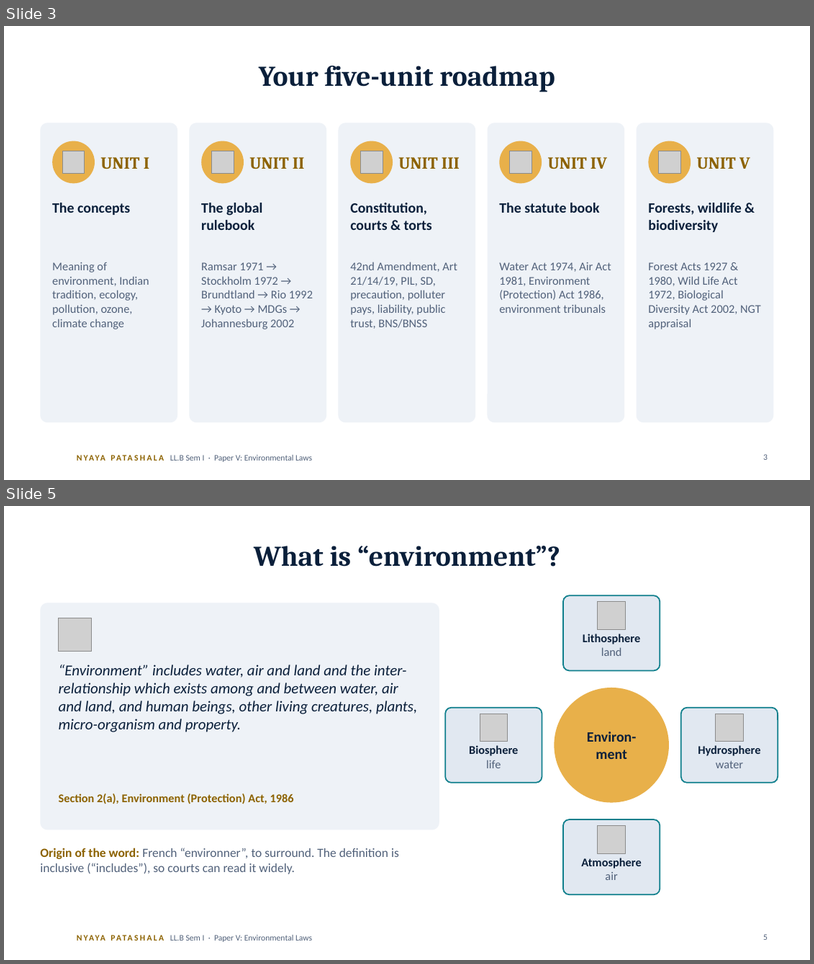
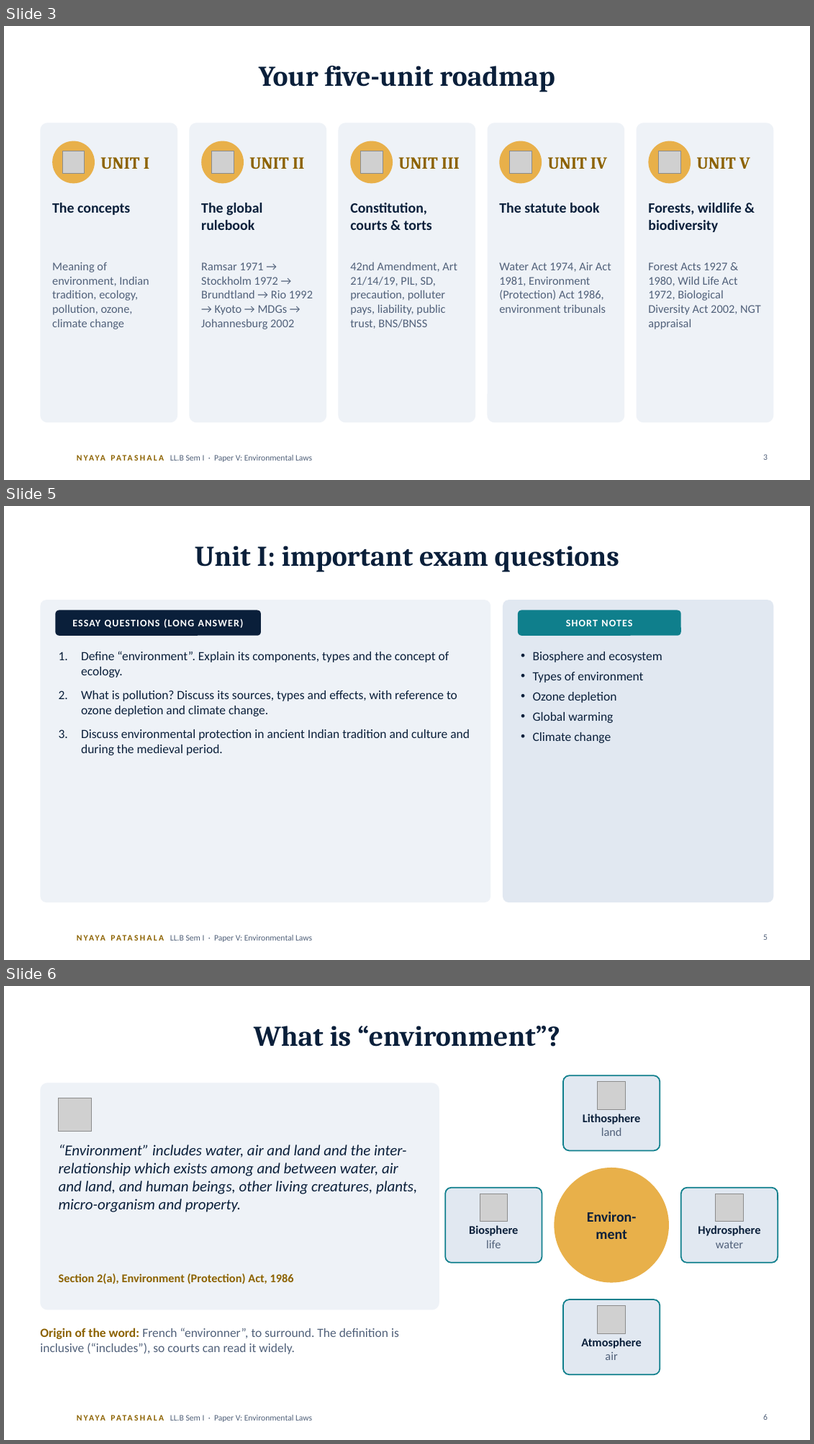
Before and after one commit to missioncivils92/current-affairs-Dasari-Mounika-, a slide deck: law/llb-sem1-environmental-laws/Environmental-Laws-Decoded_AUTO-animations.pptx. Shown one above the other, each under a label of ours: slides 3 and 5 before the commit, slides 3, 5 and 6 after it; the slides between them are not shown. The pictures are 814x964 and 814x1444 pixels, drawn with LibreOffice and Linux fonts; fonts in the diff are those of the drawing; grey boxes stand for pictures; background and template pictures are left out. Boxes give left, top, right and bottom in pixels: in the first picture for what was removed or moved away, otherwise in the second. Text is boxed around its words. In the diff, an @@ line names an element or a change of style, - is before the commit and + after.

```diff
--- a/law/llb-sem1-environmental-laws/Environmental-Laws-Decoded_AUTO-animations.pptx
+++ b/law/llb-sem1-environmental-laws/Environmental-Laws-Decoded_AUTO-animations.pptx
@@ slide 5 added at [4,506,810,960], background #FFFFFF; not listed: 2 template elements that a slide beside it also shows @@
@@ title added at [195,546,620,572], 34 pt, text #0A1F3A, bold @@
+Unit I: important exam questions
@@ rounded rectangle added at [40,600,491,902], fill #EEF2F7 @@
@@ rounded rectangle added at [55,610,261,636], fill #0A1F3A @@
@@ rounded rectangle added at [503,600,774,902], fill #E1E8F1 @@
@@ rounded rectangle added at [518,610,682,636], fill #0F7F8C @@
@@ text added at [72,619,244,628], 12 pt, text #FFFFFF, bold @@
+ESSAY QUESTIONS (LONG ANSWER)
@@ text added at [566,620,633,626], 12 pt, text #FFFFFF, bold @@
+SHORT NOTES
@@ text added at [81,651,470,755], 15 pt, text #0A1F3A @@
+1. Define “environment”. Explain its components, types and the concept of ecology.
+2. What is pollution? Discuss its sources, types and effects, with reference to ozone depletion and climate change.
+3. Discuss environmental protection in ancient Indian tradition and culture and during the medieval period.
@@ text added at [533,651,662,723], 15 pt, text #0A1F3A @@
+• Biosphere and ecosystem
+• Types of environment
+• Ozone depletion
+• Global warming
+• Climate change
@@ page number added at [764,934,768,939], 10 pt, text #51617A @@
+5
@@ what was slide 5 is now slide 6 @@
@@ page number at [764,1414,768,1419]: text changed @@
-5
+6
```
Also in this commit, not shown: 5 slides changed, 4 other slides added, 1 slide removed, 5 other files.
